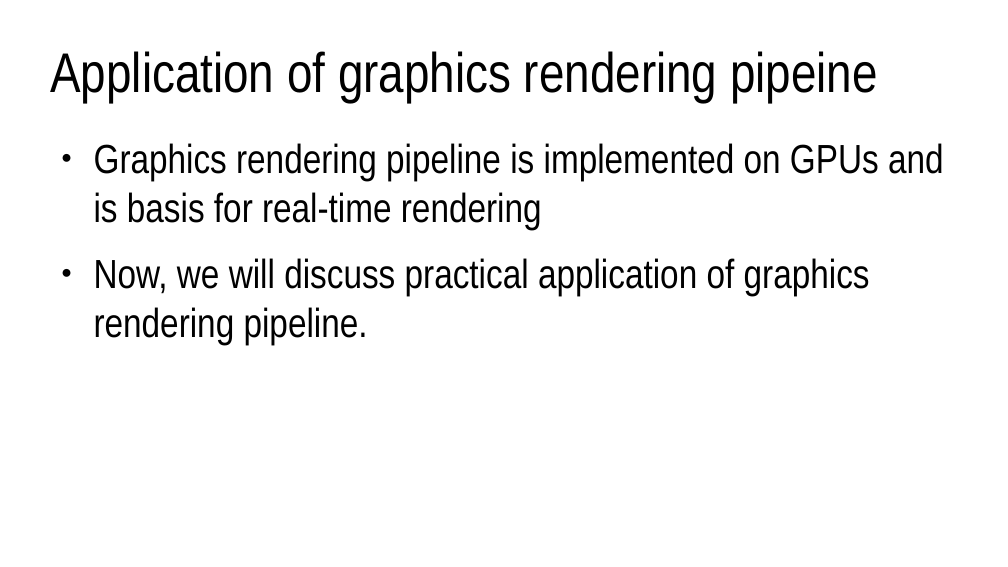
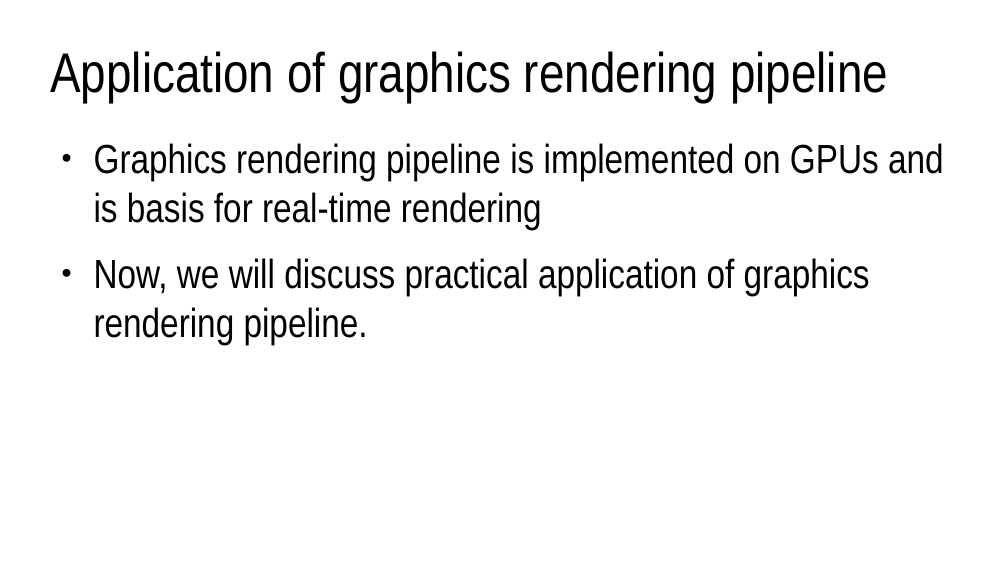
Before and after one commit to lorentzo/IntroductionToComputerGraphics, a slide deck: slide 52 of lectures/4_foundations_rendering/4_3_rasterization.odp (slide 51 before the commit). Drawn at 1008x567 pixels with LibreOffice and Linux fonts; fonts in the diff are those of the drawing. Boxes give left, top, right and bottom in pixels: in the first picture for what was removed or moved away, otherwise in the second. Text is boxed around its words. In the diff, an @@ line names an element or a change of style, - is before the commit and + after.

```diff
--- a/lectures/4_foundations_rendering/4_3_rasterization.odp
+++ b/lectures/4_foundations_rendering/4_3_rasterization.odp
@@ title at bbox=[50, 51, 888, 102]: text changed @@
-Application of graphics rendering pipeine
+Application of graphics rendering pipeline
```
Also in this commit, not shown: 2 other slides changed, 1 slide added, 10 other files.
